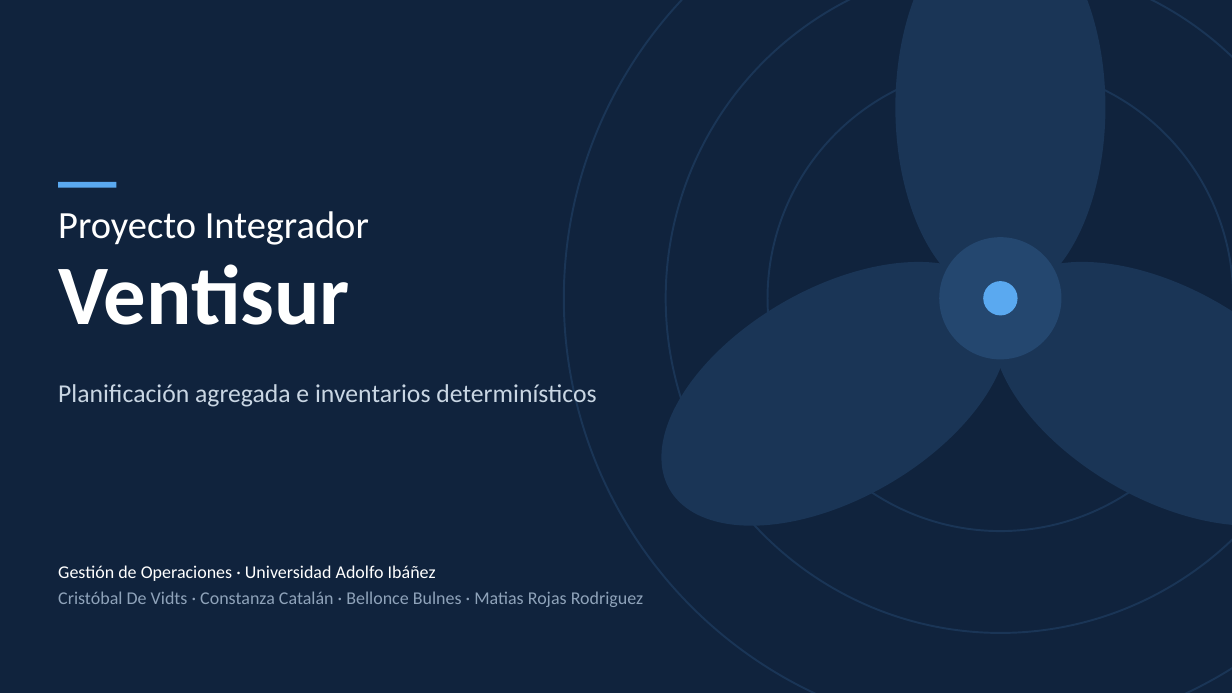
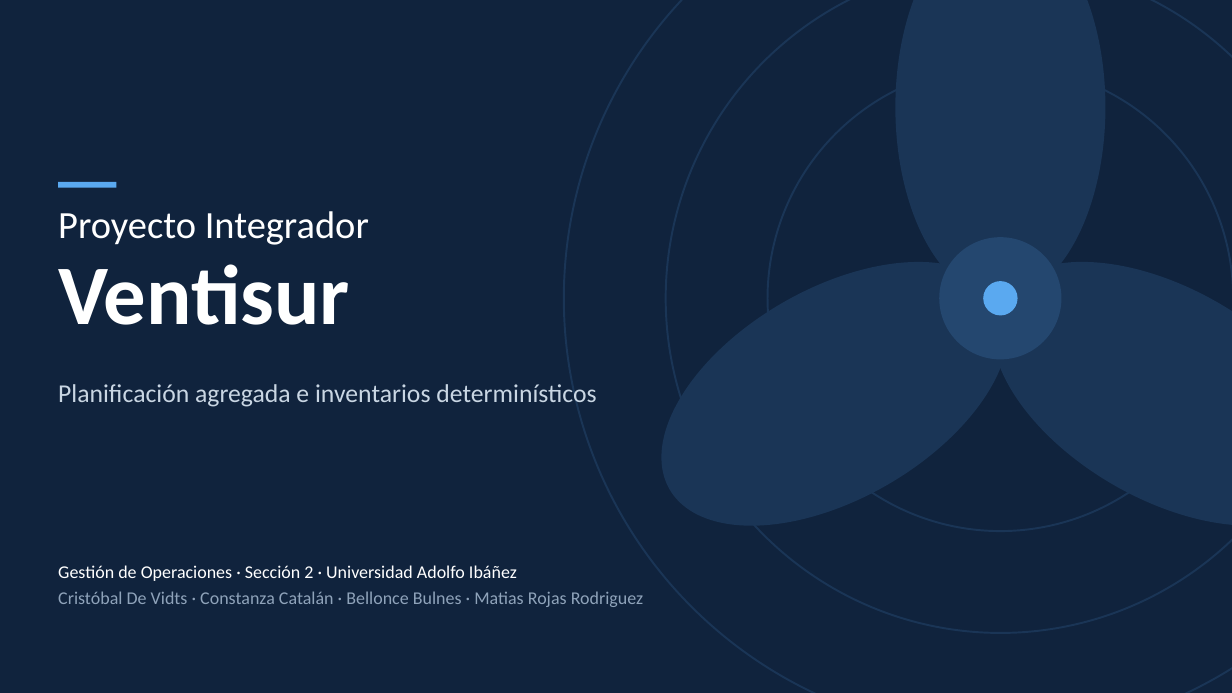
Before and after one commit to cdevidts/GDO-proyecto, a slide deck: slide 1 of proyecto/04_presentacion/Presentacion_Ventisur.pptx. Drawn at 1232x693 pixels with LibreOffice and Linux fonts; fonts in the diff are those of the drawing. Boxes give left, top, right and bottom in pixels: in the first picture for what was removed or moved away, otherwise in the second. Text is boxed around its words. In the diff, an @@ line names an element or a change of style, - is before the commit and + after.

```diff
--- a/proyecto/04_presentacion/Presentacion_Ventisur.pptx
+++ b/proyecto/04_presentacion/Presentacion_Ventisur.pptx
@@ text at <box>58,565,517,581</box>: text changed @@
-Gestión de Operaciones · Universidad Adolfo Ibáñez
+Gestión de Operaciones · Sección 2 · Universidad Adolfo Ibáñez
```
Also in this commit, not shown: 5 other files.
